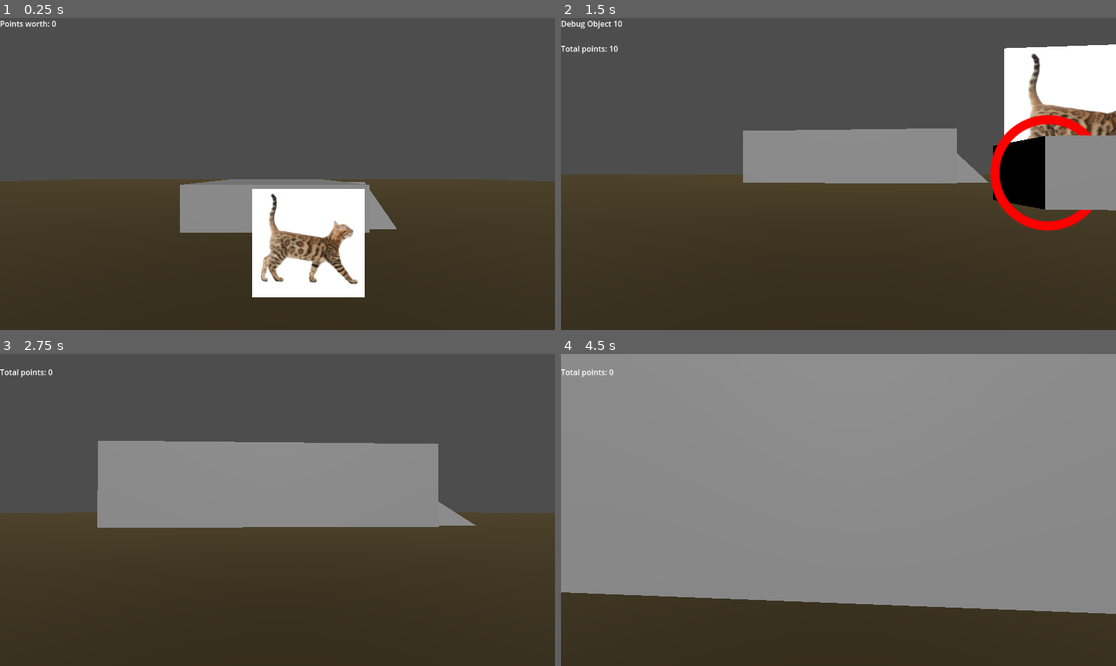
Above: before the commit, frames 1-4 (two rows, left to right).
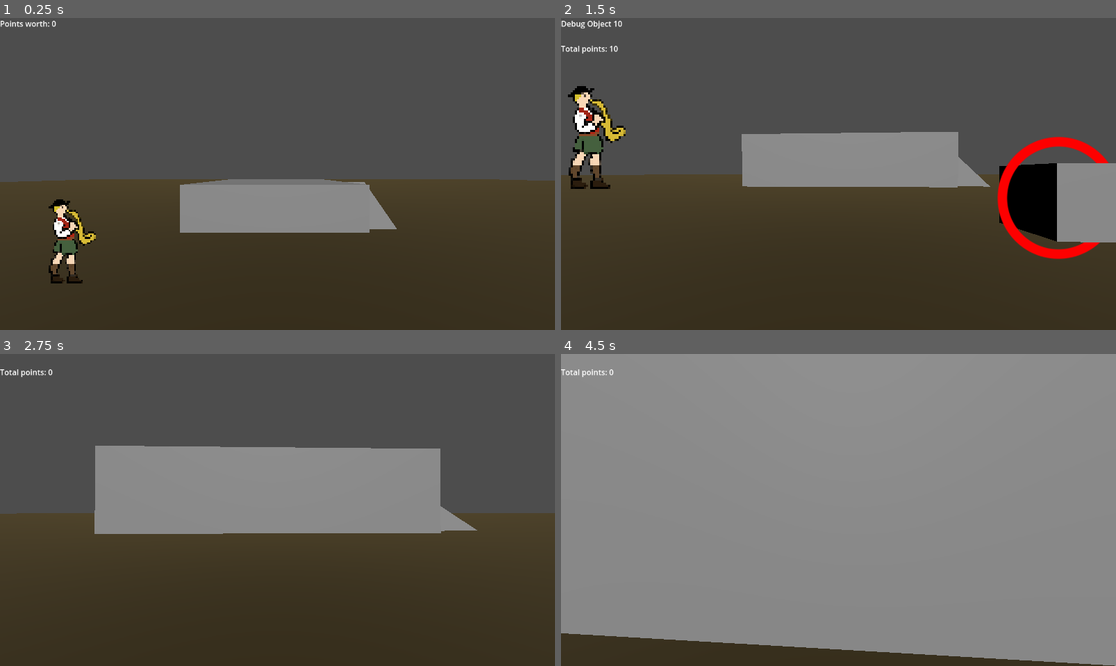
Above: after the commit, the same moments.

Repository: StikmanMann/allaroundtheworld
Game: Godot game, scene res://Florian/node_3d.tscn
Two runs of this game, one before a commit and one after it. Both use one fixed random seed, a clock stepped at 60 frames per second and the inputs below.
Inputs (mouse positions are in pixels of both pictures, inside the frame that each line leads up to):
- Up to frame 1 (0.25 s): no input
- Up to frame 2 (1.5 s): tap Enter (take_picture) at 0.5, 1.35 s; move the mouse to (866, 174) at 0.52 s; hold Enter (take_picture) 0.53-1.28 s; hold W (forward) from 0.53 s (still down); tap Space (jump) at 0.77 s; move the mouse to (810, 174) at 1.27 s
- Up to frame 3 (2.75 s): keep holding W (forward); tap Space (jump) at 1.52 s; move the mouse to (288, 503) at 2.02 s; hold Enter (take_picture) from 2.03 s (still down)
- Up to frame 4 (4.5 s): keep holding W (forward); move the mouse to (832, 516) at 2.77 s; release Enter (take_picture) at 2.78 s; tap Enter (take_picture) at 2.85, 4.35 s; tap Space (jump) at 3.02, 3.77 s; move the mouse to (877, 513) at 3.52 s; hold Enter (take_picture) 3.53-4.28 s; move the mouse to (794, 506) at 4.27 s

The runs differ from the first frame. In frame 1, 8.0% of the frame differs, in the area x 0-100%, y 51-90%; in frame 2, 13%; in frame 3, 2.6%; in frame 4, 15%, in the area x 0-100%, y 76-100%.

Commit message:
asset_updates

Diff:
--- a/Florian/node_3d.tscn
+++ b/Florian/node_3d.tscn
@@ -1,9 +1,15 @@
-[gd_scene load_steps=11 format=3 uid="uid://d1rip77vefx3i"]
+[gd_scene load_steps=55 format=3 uid="uid://d1rip77vefx3i"]
 
 [ext_resource type="Texture2D" uid="uid://b3y733ngio1nx" path="res://Florian/Sprites/cat.jpg" id="1_a202f"]
 [ext_resource type="Script" uid="uid://bc47hy67mfo7v" path="res://Florian/sprite_3d.gd" id="2_a0tk4"]
 [ext_resource type="PackedScene" uid="uid://crrco762ow56c" path="res://Florian/PlayerRigidbody.tscn" id="2_noarx"]
 [ext_resource type="PackedScene" uid="uid://c8gnb0kut2n5h" path="res://Florian/point_thing.tscn" id="4_ylvgl"]
+[ext_resource type="Texture2D" uid="uid://biqmx6ki5lbi" path="res://Amanda/Sprite assets/sax.png" id="5_xskkc"]
+[ext_resource type="Texture2D" uid="uid://1u35yxritwpa" path="res://Amanda/Sprite assets/guitar.png" id="6_onea6"]
+[ext_resource type="Texture2D" uid="uid://bqmxw2uaknw3g" path="res://Amanda/Sprite assets/dancing_guy.png" id="7_n7ovt"]
+[ext_resource type="Texture2D" uid="uid://bi8fi3cxlh3nv" path="res://Amanda/Sprite assets/guys-2.png" id="8_jfgxm"]
+[ext_resource type="Texture2D" uid="uid://dkt1ynydnm1k5" path="res://Amanda/Sprite assets/guy_drink-2.png" id="9_pqth1"]
+[ext_resource type="Texture2D" uid="uid://bc71brj7ar46v" path="res://Amanda/Sprite assets/waitress-2.png" id="10_v1cbn"]
 
 [sub_resource type="StandardMaterial3D" id="StandardMaterial3D_eral8"]
 albedo_color = Color(0.243542, 0.196121, 0.0639371, 1)
@@ -27,18 +33,292 @@
 
 [sub_resource type="NavigationMesh" id="NavigationMesh_ylvgl"]
 
+[sub_resource type="AtlasTexture" id="AtlasTexture_fe45m"]
+atlas = ExtResource("5_xskkc")
+region = Rect2(0, 0, 50, 50)
+
+[sub_resource type="AtlasTexture" id="AtlasTexture_ggwrn"]
+atlas = ExtResource("5_xskkc")
+region = Rect2(0, 50, 50, 50)
+
+[sub_resource type="AtlasTexture" id="AtlasTexture_c6eh6"]
+atlas = ExtResource("5_xskkc")
+region = Rect2(0, 100, 50, 50)
+
+[sub_resource type="AtlasTexture" id="AtlasTexture_seofy"]
+atlas = ExtResource("5_xskkc")
+region = Rect2(50, 0, 50, 50)
+
+[sub_resource type="AtlasTexture" id="AtlasTexture_eki2l"]
+atlas = ExtResource("5_xskkc")
+region = Rect2(50, 50, 50, 50)
+
+[sub_resource type="SpriteFrames" id="SpriteFrames_65unk"]
+animations = [{
+"frames": [{
+"duration": 1.0,
+"texture": SubResource("AtlasTexture_fe45m")
+}, {
+"duration": 1.0,
+"texture": SubResource("AtlasTexture_ggwrn")
+}, {
+"duration": 1.0,
+"texture": SubResource("AtlasTexture_c6eh6")
+}, {
+"duration": 1.0,
+"texture": SubResource("AtlasTexture_seofy")
+}, {
+"duration": 1.0,
+"texture": SubResource("AtlasTexture_eki2l")
+}],
+"loop": true,
+"name": &"default",
+"speed": 3.0
+}]
+
+[sub_resource type="AtlasTexture" id="AtlasTexture_trtgo"]
+atlas = ExtResource("6_onea6")
+region = Rect2(0, 0, 50, 50)
+
+[sub_resource type="AtlasTexture" id="AtlasTexture_5qfcr"]
+atlas = ExtResource("6_onea6")
+region = Rect2(0, 50, 50, 50)
+
+[sub_resource type="AtlasTexture" id="AtlasTexture_bt1ua"]
+atlas = ExtResource("6_onea6")
+region = Rect2(0, 100, 50, 50)
+
+[sub_resource type="AtlasTexture" id="AtlasTexture_muy2q"]
+atlas = ExtResource("6_onea6")
+region = Rect2(50, 0, 50, 50)
+
+[sub_resource type="AtlasTexture" id="AtlasTexture_1vt4p"]
+atlas = ExtResource("6_onea6")
+region = Rect2(50, 50, 50, 50)
+
+[sub_resource type="SpriteFrames" id="SpriteFrames_uyt8c"]
+animations = [{
+"frames": [{
+"duration": 1.0,
+"texture": SubResource("AtlasTexture_trtgo")
+}, {
+"duration": 1.0,
+"texture": SubResource("AtlasTexture_5qfcr")
+}, {
+"duration": 1.0,
+"texture": SubResource("AtlasTexture_bt1ua")
+}, {
+"duration": 1.0,
+"texture": SubResource("AtlasTexture_muy2q")
+}, {
+"duration": 1.0,
+"texture": SubResource("AtlasTexture_1vt4p")
+}],
+"loop": true,
+"name": &"default",
+"speed": 2.0
+}]
+
+[sub_resource type="AtlasTexture" id="AtlasTexture_dp7jc"]
+atlas = ExtResource("7_n7ovt")
+region = Rect2(0, 0, 50, 50)
+
+[sub_resource type="AtlasTexture" id="AtlasTexture_m36jp"]
+atlas = ExtResource("7_n7ovt")
+region = Rect2(0, 50, 50, 50)
+
+[sub_resource type="AtlasTexture" id="AtlasTexture_uj3ey"]
+atlas = ExtResource("7_n7ovt")
+region = Rect2(50, 0, 50, 50)
+
+[sub_resource type="AtlasTexture" id="AtlasTexture_v5kgn"]
+atlas = ExtResource("7_n7ovt")
+region = Rect2(50, 50, 50, 50)
+
+[sub_resource type="AtlasTexture" id="AtlasTexture_20vrk"]
+atlas = ExtResource("7_n7ovt")
+region = Rect2(0, 100, 50, 50)
+
+[sub_resource type="SpriteFrames" id="SpriteFrames_5owg6"]
+animations = [{
+"frames": [{
+"duration": 1.0,
+"texture": SubResource("AtlasTexture_dp7jc")
+}, {
+"duration": 1.0,
+"texture": SubResource("AtlasTexture_m36jp")
+}, {
+"duration": 1.0,
+"texture": SubResource("AtlasTexture_uj3ey")
+}, {
+"duration": 1.0,
+"texture": SubResource("AtlasTexture_v5kgn")
+}, {
+"duration": 1.0,
+"texture": SubResource("AtlasTexture_20vrk")
+}],
+"loop": true,
+"name": &"default",
+"speed": 5.0
+}]
+
+[sub_resource type="AtlasTexture" id="AtlasTexture_3yb5k"]
+atlas = ExtResource("8_jfgxm")
+region = Rect2(0, 0, 50, 50)
+
+[sub_resource type="AtlasTexture" id="AtlasTexture_8pcgq"]
+atlas = ExtResource("8_jfgxm")
+region = Rect2(0, 50, 50, 50)
+
+[sub_resource type="AtlasTexture" id="AtlasTexture_pjxy8"]
+atlas = ExtResource("8_jfgxm")
+region = Rect2(50, 0, 50, 50)
+
+[sub_resource type="AtlasTexture" id="AtlasTexture_gpbu6"]
+atlas = ExtResource("8_jfgxm")
+region = Rect2(50, 50, 50, 50)
+
+[sub_resource type="AtlasTexture" id="AtlasTexture_olerd"]
+atlas = ExtResource("8_jfgxm")
+region = Rect2(0, 100, 50, 50)
+
+[sub_resource type="AtlasTexture" id="AtlasTexture_kqqsa"]
+atlas = ExtResource("8_jfgxm")
+region = Rect2(50, 100, 50, 50)
+
+[sub_resource type="AtlasTexture" id="AtlasTexture_p0esq"]
+atlas = ExtResource("8_jfgxm")
+region = Rect2(100, 0, 50, 50)
+
+[sub_resource type="SpriteFrames" id="SpriteFrames_f3af0"]
+animations = [{
+"frames": [{
+"duration": 1.0,
+"texture": SubResource("AtlasTexture_3yb5k")
+}, {
+"duration": 1.0,
+"texture": SubResource("AtlasTexture_8pcgq")
+}, {
+"duration": 1.0,
+"texture": SubResource("AtlasTexture_pjxy8")
+}, {
+"duration": 1.0,
+"texture": SubResource("AtlasTexture_gpbu6")
+}, {
+"duration": 1.0,
+"texture": SubResource("AtlasTexture_olerd")
+}, {
+"duration": 1.0,
+"texture": SubResource("AtlasTexture_kqqsa")
+}, {
+"duration": 1.0,
+"texture": SubResource("AtlasTexture_p0esq")
+}],
+"loop": true,
+"name": &"default",
+"speed": 3.0
+}]
+
+[sub_resource type="AtlasTexture" id="AtlasTexture_63ekj"]
+atlas = ExtResource("9_pqth1")
+region = Rect2(0, 0, 50, 50)
+
+[sub_resource type="AtlasTexture" id="AtlasTexture_1wlxe"]
+atlas = ExtResource("9_pqth1")
+region = Rect2(0, 50, 50, 50)
+
+[sub_resource type="AtlasTexture" id="AtlasTexture_yp4i5"]
+atlas = ExtResource("9_pqth1")
+region = Rect2(50, 0, 50, 50)
+
+[sub_resource type="AtlasTexture" id="AtlasTexture_rsn4b"]
+atlas = ExtResource("9_pqth1")
+region = Rect2(50, 50, 50, 50)
+
+[sub_resource type="AtlasTexture" id="AtlasTexture_sq3k7"]
+atlas = ExtResource("9_pqth1")
+region = Rect2(0, 100, 50, 50)
+
+[sub_resource type="SpriteFrames" id="SpriteFrames_vjsfa"]
+animations = [{
+"frames": [{
+"duration": 1.0,
+"texture": SubResource("AtlasTexture_63ekj")
+}, {
+"duration": 1.0,
+"texture": SubResource("AtlasTexture_1wlxe")
+}, {
+"duration": 1.0,
+"texture": SubResource("AtlasTexture_yp4i5")
+}, {
+"duration": 1.0,
+"texture": SubResource("AtlasTexture_rsn4b")
+}, {
+"duration": 1.0,
+"texture": SubResource("AtlasTexture_sq3k7")
+}],
+"loop": true,
+"name": &"default",
+"speed": 3.0
+}]
+
+[sub_resource type="AtlasTexture" id="AtlasTexture_qjt60"]
+atlas = ExtResource("10_v1cbn")
+region = Rect2(0, 0, 50, 50)
+
+[sub_resource type="AtlasTexture" id="AtlasTexture_r7ni7"]
+atlas = ExtResource("10_v1cbn")
+region = Rect2(0, 50, 50, 50)
+
+[sub_resource type="AtlasTexture" id="AtlasTexture_6xuuy"]
+atlas = ExtResource("10_v1cbn")
+region = Rect2(50, 0, 50, 50)
+
+[sub_resource type="AtlasTexture" id="AtlasTexture_kppxy"]
+atlas = ExtResource("10_v1cbn")
+region = Rect2(50, 50, 50, 50)
+
+[sub_resource type="AtlasTexture" id="AtlasTexture_hp1gf"]
+atlas = ExtResource("10_v1cbn")
+region = Rect2(0, 100, 50, 50)
+
+[sub_resource type="SpriteFrames" id="SpriteFrames_jd5bi"]
+animations = [{
+"frames": [{
+"duration": 1.0,
+"texture": SubResource("AtlasTexture_qjt60")
+}, {
+"duration": 1.0,
+"texture": SubResource("AtlasTexture_r7ni7")
+}, {
+"duration": 1.0,
+"texture": SubResource("AtlasTexture_6xuuy")
+}, {
+"duration": 1.0,
+"texture": SubResource("AtlasTexture_kppxy")
+}, {
+"duration": 1.0,
+"texture": SubResource("AtlasTexture_hp1gf")
+}],
+"loop": true,
+"name": &"default",
+"speed": 3.0
+}]
+
 [node name="Node3D" type="Node3D"]
 
 [node name="MeshInstance3D" type="MeshInstance3D" parent="."]
+transform = Transform3D(1, 0, 0, 0, 1, 0, 0, 0, 1, 20.3676, 0, 0)
 mesh = SubResource("PlaneMesh_4xowi")
 
 [node name="StaticBody3D" type="StaticBody3D" parent="MeshInstance3D"]
 
 [node name="CollisionShape3D" type="CollisionShape3D" parent="MeshInstance3D/StaticBody3D"]
+transform = Transform3D(1, 0, 0, 0, 1, 0, 0, 0, 1, 0, 0.378755, 0)
 shape = SubResource("WorldBoundaryShape3D_a202f")
 
 [node name="Sprite3D" type="Sprite3D" parent="MeshInstance3D"]
-transform = Transform3D(1, 0, 0, 0, 1, 0, 0, 0, 1, 0, 3, 0)
+transform = Transform3D(1, 0, 0, 0, 1, 0, 0, 0, 1, 0, 3.13745, 0)
 texture = ExtResource("1_a202f")
 script = ExtResource("2_a0tk4")
 
@@ -92,3 +372,51 @@
 [node name="NavigationRegion3D" type="NavigationRegion3D" parent="AI"]
 transform = Transform3D(2.1, 0, 0, 0, 2.1, 0, 0, 0, 2.1, -15, 0, 0)
 navigation_mesh = SubResource("NavigationMesh_ylvgl")
+
+[node name="sax" type="AnimatedSprite3D" parent="."]
+transform = Transform3D(1, 0, 0, 0, 1, 0, 0, 0, 1, -12.453, 3.05491, -0.319478)
+pixel_size = 0.1
+billboard = 2
+texture_filter = 0
+sprite_frames = SubResource("SpriteFrames_65unk")
+frame_progress = 0.107993
+
+[node name="guitar" type="AnimatedSprite3D" parent="."]
+transform = Transform3D(1, 0, 0, 0, 1, 0, 0, 0, 1, -17.3395, 3.35095, 0.303112)
+pixel_size = 0.1
+billboard = 2
+texture_filter = 0
+sprite_frames = SubResource("SpriteFrames_uyt8c")
+frame_progress = 0.663731
+
+[node name="dancing_guy" type="AnimatedSprite3D" parent="."]
+transform = Transform3D(-0.586712, 0, -0.809796, 0, 1, 0, 0.809796, 0, -0.586712, -10.566, 2.42652, 11.8857)
+pixel_size = 0.1
+billboard = 2
+texture_filter = 0
+sprite_frames = SubResource("SpriteFrames_5owg6")
+frame_progress = 0.890734
+
+[node name="guys" type="AnimatedSprite3D" parent="."]
+transform = Transform3D(1, 0, 0, 0, 1, 0, 0, 0, 1, -29.954, 3.64556, 0)
+pixel_size = 0.1
+billboard = 2
+texture_filter = 0
+sprite_frames = SubResource("SpriteFrames_f3af0")
+frame_progress = 0.448355
+
+[node name="AnimatedSprite3D" type="AnimatedSprite3D" parent="."]
+transform = Transform3D(1, 0, 0, 0, 1, 0, 0, 0, 1, -34.8394, 2.59832, 7.74934)
+pixel_size = 0.1
+billboard = 2
+texture_filter = 0
+sprite_frames = SubResource("SpriteFrames_vjsfa")
+frame_progress = 0.372896
+
+[node name="waitress" type="AnimatedSprite3D" parent="."]
+transform = Transform3D(1, 0, 0, 0, 1, 0, 0, 0, 1, -24.2704, 2.54041, 13.5884)
+pixel_size = 0.1
+billboard = 2
+texture_filter = 0
+sprite_frames = SubResource("SpriteFrames_jd5bi")
+frame_progress = 0.97673
Not shown, added: Amanda/Sprite assets/dancing dude-1.png.import
Not shown, added: Amanda/Sprite assets/dancing guy.png.import
Binary file added: Amanda/Sprite assets/dancing_guy.png
Not shown, added: Amanda/Sprite assets/dancing_guy.png.import
Not shown, added: Amanda/Sprite assets/dudes-1.png.import
Binary file added: Amanda/Sprite assets/guitar.png
Not shown, added: Amanda/Sprite assets/guitar.png.import
Not shown, added: Amanda/Sprite assets/guitarist.png.import
Not shown, added: Amanda/Sprite assets/guy-1-ezgif.com-gif-to-sprite-converter.png.import
Binary file removed: Amanda/Sprite assets/guy-1.png
Not shown, added: Amanda/Sprite assets/guy-1.png.import
Binary file added: Amanda/Sprite assets/guy_drink-2.png
(and 27 more such lines)
